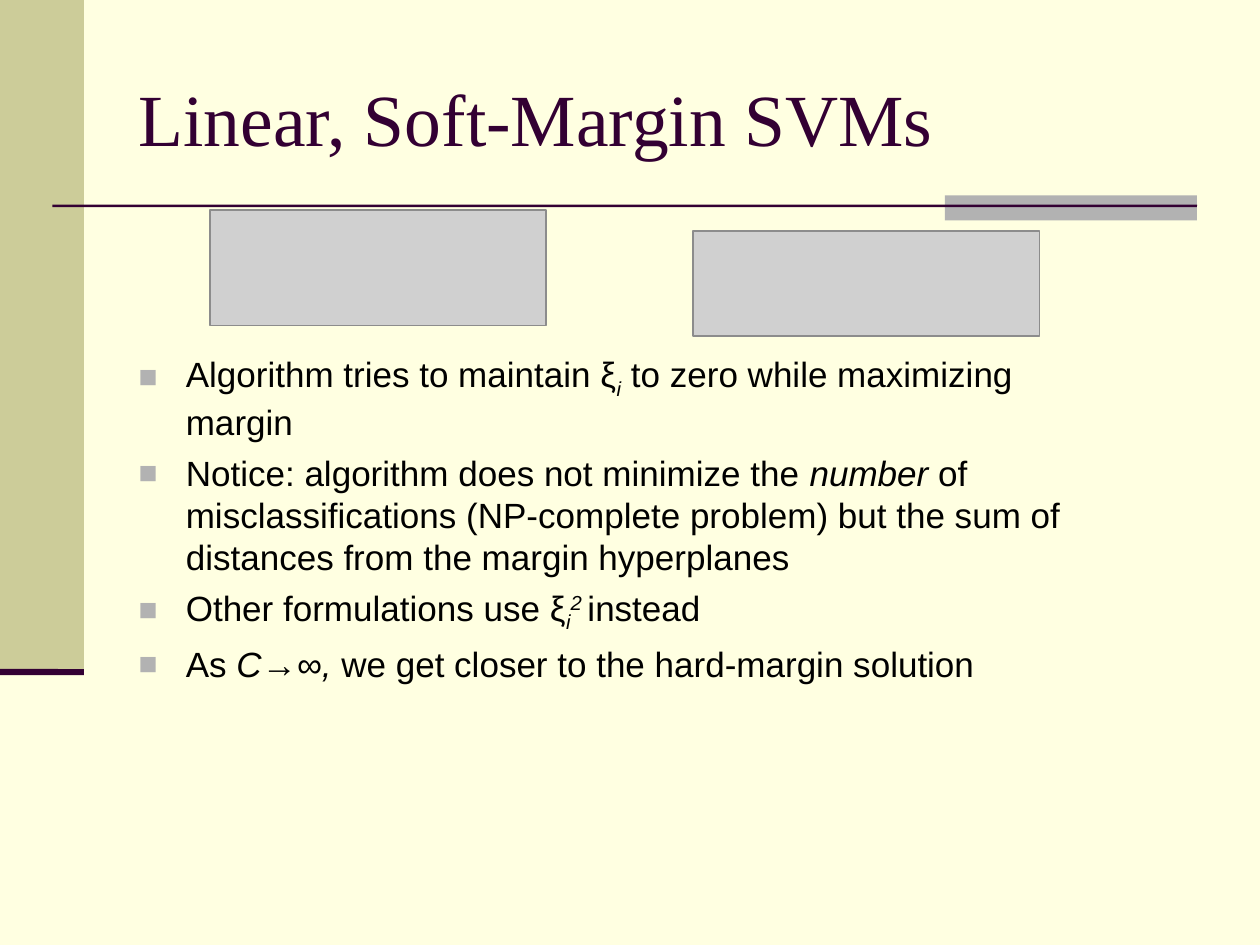
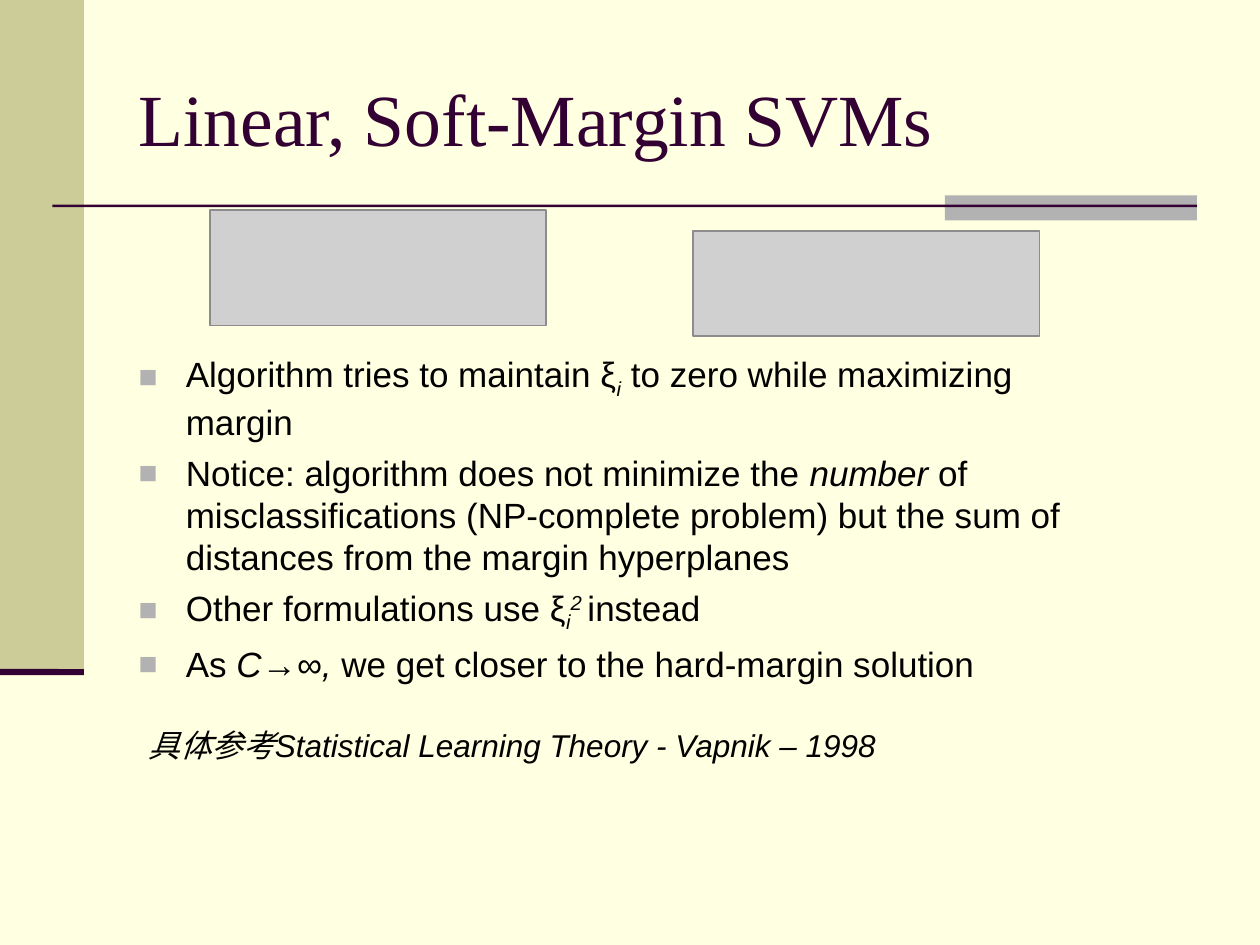
Before and after one commit to clickwise/user_click, a slide deck: slide 18 of docs/Introduction to Machine Learning.ppt (slide 16 before the commit). Drawn at 1260x945 pixels with LibreOffice and Linux fonts; fonts in the diff are those of the drawing; grey boxes stand for pictures. Boxes give left, top, right and bottom in pixels: in the first picture for what was removed or moved away, otherwise in the second. Text is boxed around its words. In the diff, an @@ line names an element or a change of style, - is before the commit and + after.

```diff
--- a/docs/Introduction to Machine Learning.ppt
+++ b/docs/Introduction to Machine Learning.ppt
@@ text added at box(149, 730, 876, 763), 18 pt, text #000000, italic @@
+具体参考Statistical Learning Theory - Vapnik – 1998
```
Also in this commit, not shown: 1 other slide changed, 5 slides added, 22 slides removed.
